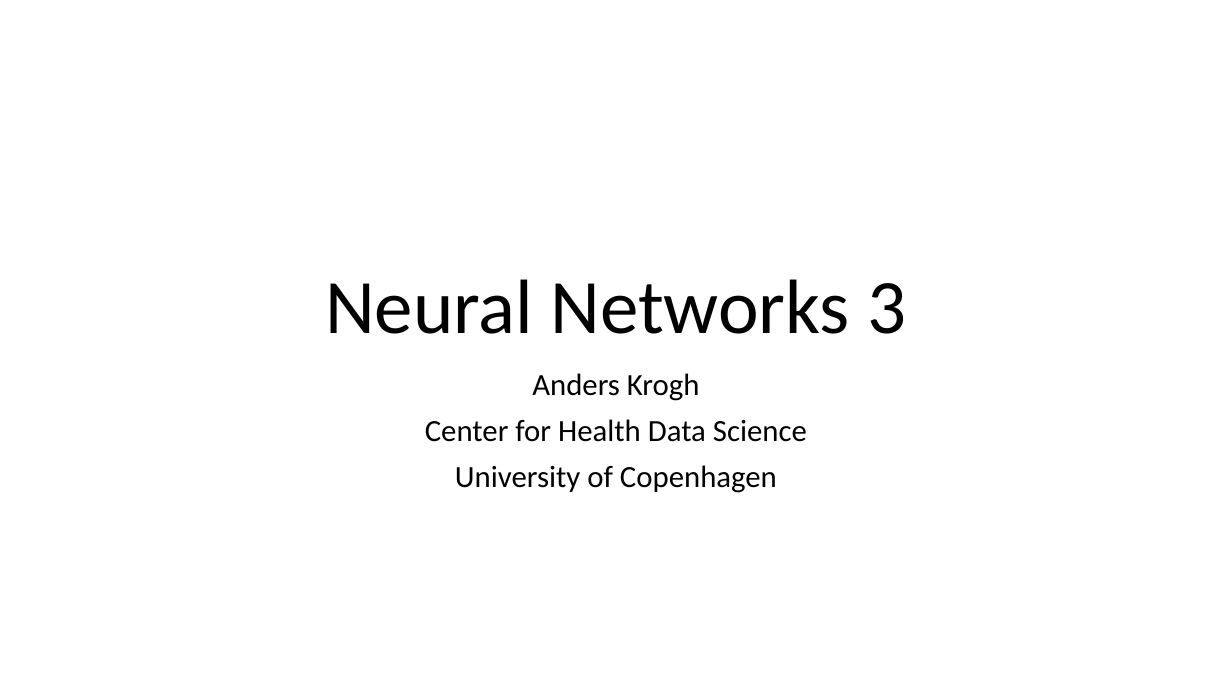
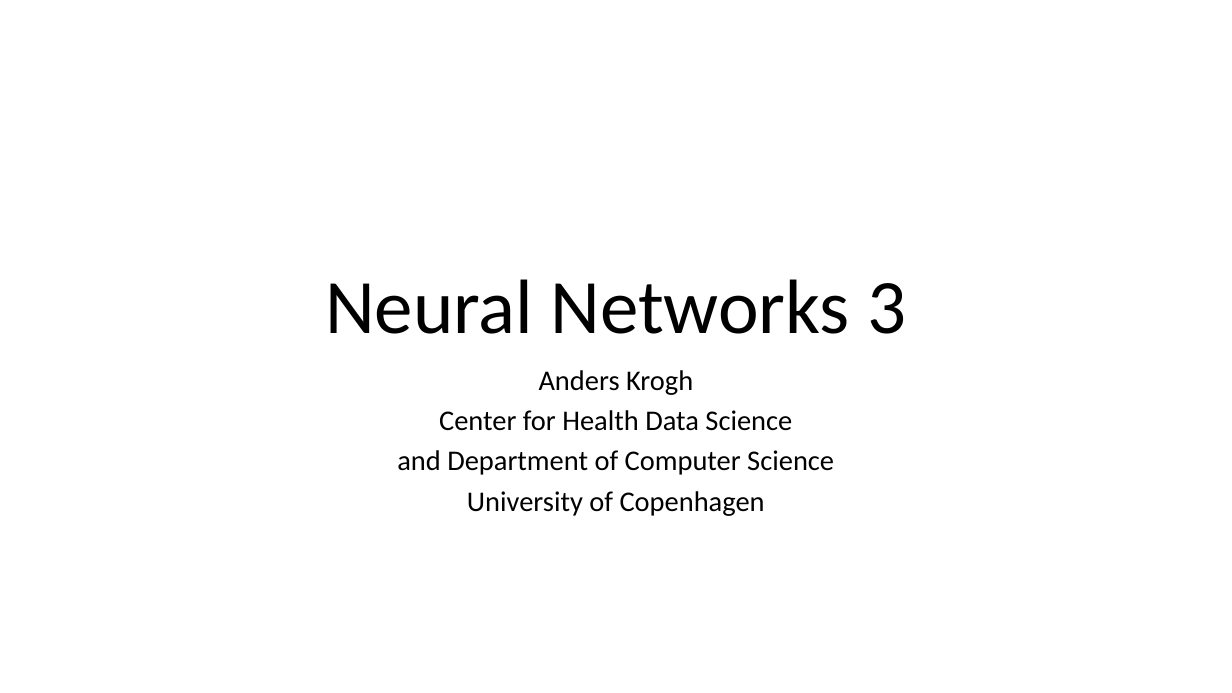
Before and after one commit to Center-for-Health-Data-Science/IntroToML, a slide deck: slide 1 of Day3/NNintro3.pptx. Drawn at 1232x693 pixels with LibreOffice and Linux fonts; fonts in the diff are those of the drawing. Boxes give left, top, right and bottom in pixels: in the first picture for what was removed or moved away, otherwise in the second. Text is boxed around its words. In the diff, an @@ line names an element or a change of style, - is before the commit and + after.

Commit message:
Updated slides

```diff
--- a/Day3/NNintro3.pptx
+++ b/Day3/NNintro3.pptx
@@ subtitle at (439, 370, 792, 516): size 24 to 22.2 pt in "Anders Krogh", "Center for Health Data Science", "University of Copenhagen"; line spacing 0.9 to 0.8 @@
@@ subtitle at (397, 450, 834, 475): paragraph added @@
+and Department of Computer Science
```
Also in this commit, not shown: 7 other files.
